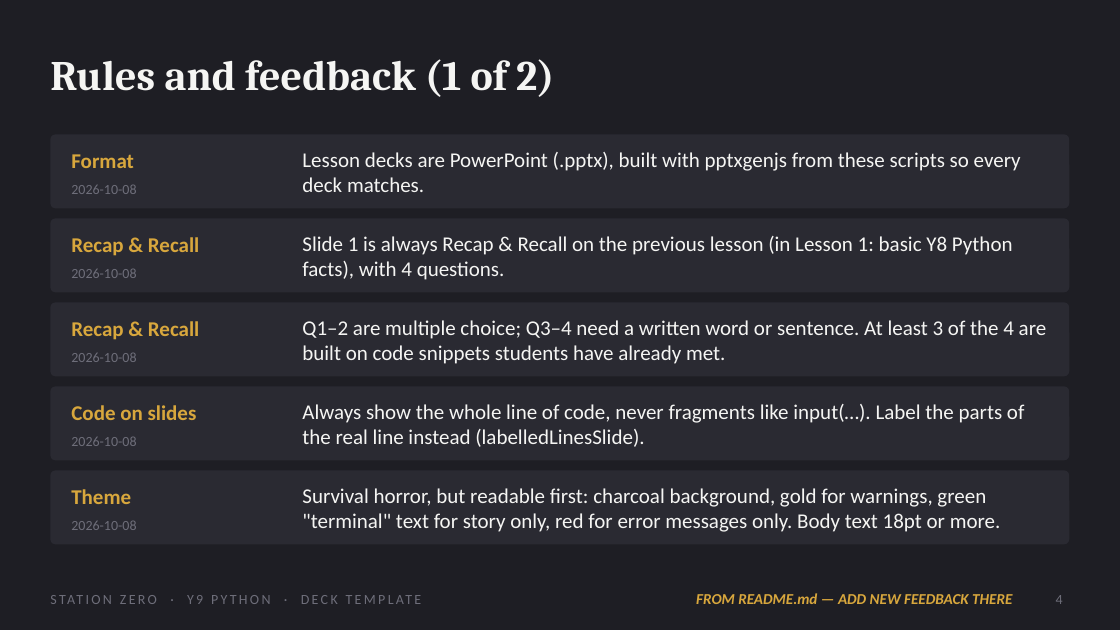
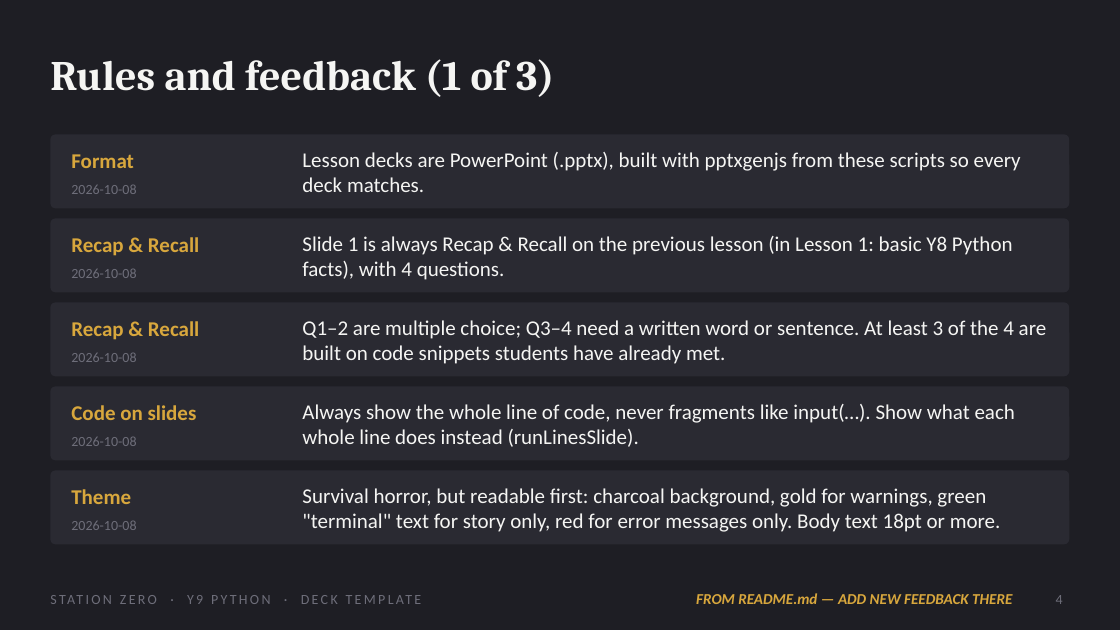
Before and after one commit to OGAComputing/interactive, a slide deck: slide 4 of _presentations/Y9_Python/Y9_Python_Deck_Template.pptx. Drawn at 1120x630 pixels with LibreOffice and Linux fonts; fonts in the diff are those of the drawing. Boxes give left, top, right and bottom in pixels: in the first picture for what was removed or moved away, otherwise in the second. Text is boxed around its words. In the diff, an @@ line names an element or a change of style, - is before the commit and + after.

```diff
--- a/_presentations/Y9_Python/Y9_Python_Deck_Template.pptx
+++ b/_presentations/Y9_Python/Y9_Python_Deck_Template.pptx
@@ title at (x1=50, y1=59, x2=554, y2=97): text changed @@
-Rules and feedback (1 of 2)
+Rules and feedback (1 of 3)
@@ text at (x1=302, y1=404, x2=1015, y2=447): text changed @@
-Always show the whole line of code, never fragments like input(…). Label the parts of the real line instead (labelledLinesSlide).
+Always show the whole line of code, never fragments like input(…). Show what each whole line does instead (runLinesSlide).
```
Also in this commit, not shown: 2 other slides changed, 13 slides added, 1 slide removed, 26 other files.
